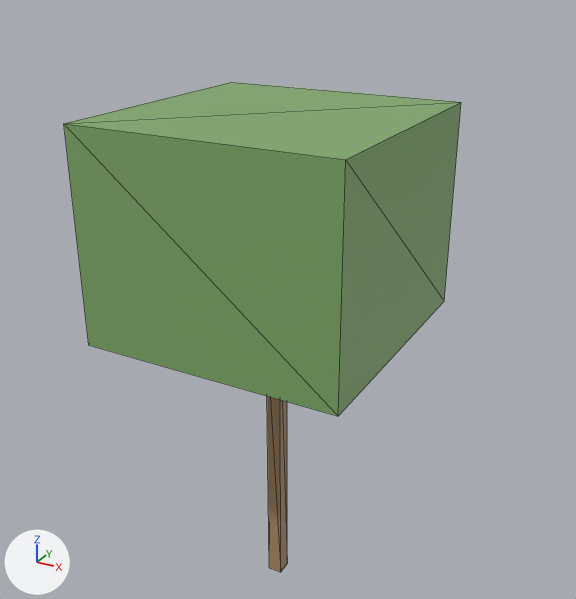
What one commit did to the glTF model data/islands/disksaver/glb/Prop_DS_Tree_32.glb.
One viewpoint serves both versions: a 50 mm camera at (6.9, -12.1, 12.57) aimed at (0.04, 0.39, 6.33). The axes (+X, +Y, +Z) are drawn at lower left. The lights are the same throughout. The picture after the commit comes second. Mesh edges are drawn as thin lines. Vertices at exactly the same position are counted once.

Script lines for the objects in view, before the commit:
```python
me_cube_1506 = bpy.data.meshes.new('Cube.1506')
me_cube_1506.from_pydata(...)  # a box spanning x -0.15..0.15, y -0.15..0.15, z 0.0..6.0
me_cube_1506.materials.append(mat_ds_bark)  # brown #ad8d67
me_cube_1507 = bpy.data.meshes.new('Cube.1507')
me_cube_1507.from_pydata(...)  # a box spanning x -2.5..2.5, y -2.5..2.5, z 6.0..10.0
me_cube_1507.materials.append(mat_ds_leaf0)  # green #81aa6a
ob_cube = bpy.data.objects.new('Cube', me_cube_1506)
ob_cube.location = (0.0, 0.0, 0.0)
ob_cube_001 = bpy.data.objects.new('Cube.001', me_cube_1507)
ob_cube_001.location = (0.0, 0.0, 0.0)
```
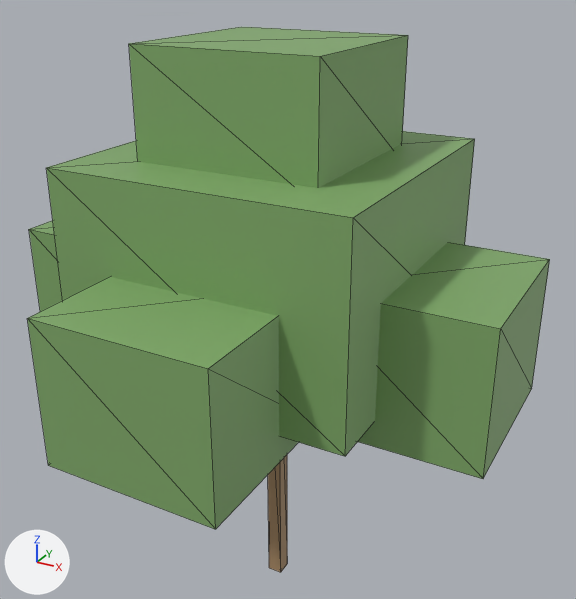
Where the change shows, as pixel boxes (x1, y1, x2, y2) in the pictures (576 x 599 px):
'Cube.001', moved, rescaled (8% wider)
    before: (64, 82, 461, 416)
    after: (46, 131, 475, 456)
'Cube.005', added (green)
    after: (27, 277, 298, 529)
'Cube.006', added (green)
    after: (129, 27, 408, 188)
'Cube.002', added (green)
    after: (358, 242, 550, 479)
'Cube.003', added (green)
    after: (29, 220, 63, 312)

Edits to the bpy script that builds the scene:
```text
Change me_cube_1507:
    used by ob_cube_001; location = (0.0, 0.0, 0.0)
    remove me_cube_1507.from_pydata(...)  # 8 vertices, 12 faces; spans x -2.5..2.5, y -2.5..2.5, z 6.0..10.0
    add me_cube_1507.from_pydata(...)  # 8 vertices, 12 faces; spans x -2.75..2.75, y -2.75..2.75, z 5.5..9.3
    me_cube_1507 part 1: the whole mesh is scaled about its middle by (1.1, 1.1, 0.95), then moved by (0.0, 0.0, -0.6)
Add me_cube_1672:
    me_cube_1672.from_pydata(...)  # a box spanning x -1.7..1.7, y -1.7..1.7, z 9.0..11.2
    me_cube_1672.materials.append(mat_ds_leaf0)  # green #81aa6a
Add me_cube_1671:
    me_cube_1671.from_pydata(...)  # a box spanning x -1.6..1.6, y -4.6..-1.4, z 5.0..7.6
    me_cube_1671.materials.append(mat_ds_leaf0)  # green #81aa6a
Add me_cube_1669:
    me_cube_1669.from_pydata(...)  # a box spanning x -4.6..-1.4, y -1.6..1.6, z 5.0..7.6
    me_cube_1669.materials.append(mat_ds_leaf0)  # green #81aa6a
Add me_cube_1668:
    me_cube_1668.from_pydata(...)  # a box spanning x 1.4..4.6, y -1.6..1.6, z 5.0..7.6
    me_cube_1668.materials.append(mat_ds_leaf0)  # green #81aa6a
Add ob_cube_006:
    ob_cube_006 = bpy.data.objects.new('Cube.006', me_cube_1672)
    ob_cube_006.location = (0.0, 0.0, 0.0)
Add ob_cube_005:
    ob_cube_005 = bpy.data.objects.new('Cube.005', me_cube_1671)
    ob_cube_005.location = (0.0, 0.0, 0.0)
Add ob_cube_003:
    ob_cube_003 = bpy.data.objects.new('Cube.003', me_cube_1669)
    ob_cube_003.location = (0.0, 0.0, 0.0)
Add ob_cube_002:
    ob_cube_002 = bpy.data.objects.new('Cube.002', me_cube_1668)
    ob_cube_002.location = (0.0, 0.0, 0.0)
```
